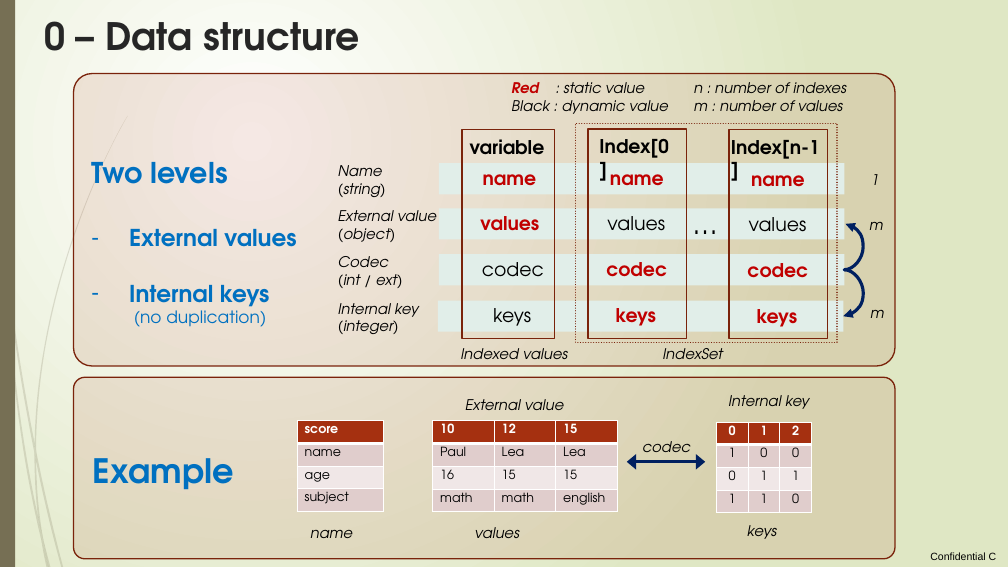
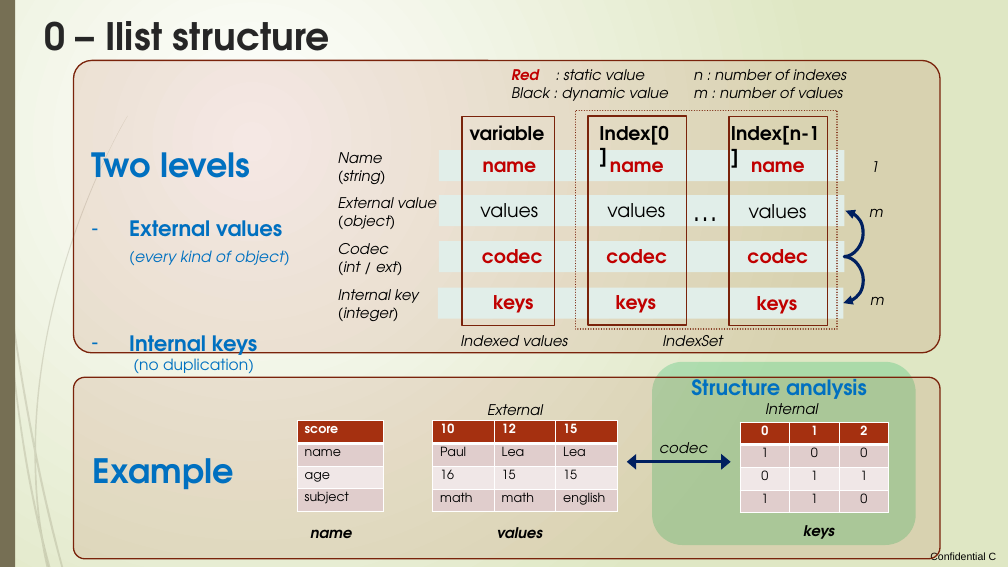
Before and after one commit to loco-philippe/Environmental-Sensing, a slide deck: slide 4 of documentation/ilist_technical.pptx. Drawn at 1008x567 pixels with LibreOffice and Linux fonts; fonts in the diff are those of the drawing. Boxes give left, top, right and bottom in pixels: in the first picture for what was removed or moved away, otherwise in the second. Text is boxed around its words. In the diff, an @@ line names an element or a change of style, - is before the commit and + after.

```diff
--- a/documentation/ilist_technical.pptx
+++ b/documentation/ilist_technical.pptx
@@ title at bbox=[44, 21, 330, 62]: text changed @@
-0 – Data structure
+0 – Ilist structure
@@ rounded rectangle: place and size @@
-rounded rectangle at bbox=[73, 73, 895, 366]
+rounded rectangle at bbox=[73, 60, 940, 353]
@@ text "Two levels": place and size @@
-text "Two levels" at bbox=[91, 162, 296, 327]
+text "Two levels" at bbox=[91, 152, 290, 265]
@@ text at bbox=[91, 152, 282, 237]: size 27.2 to 31.8 pt in "Two levels"; size 22.1 to 20.1 pt in "External values", "Internal keys"; size 16.1 to 14.7 pt in "(no duplication)" @@
@@ text "values" at bbox=[480, 203, 538, 218]: text colour #C00000 to #000000, bold off @@
@@ 27 texts, 8 rectangles, 2 curved arrows: place and size @@
-27 texts, 8 rectangles, 2 curved arrows at bbox=[338, 82, 884, 366]
+27 texts, 8 rectangles, 2 curved arrows at bbox=[338, 69, 884, 353]
@@ text at bbox=[129, 250, 290, 265]: paragraph added @@
+(every kind of object)
@@ text "codec" at bbox=[482, 249, 543, 264]: text colour #000000 to #C00000, bold on @@
@@ text "keys" at bbox=[493, 295, 533, 313]: text colour #000000 to #C00000, bold on @@
@@ rounded rectangle: place and size @@
-rounded rectangle at bbox=[73, 377, 895, 559]
+rounded rectangle at bbox=[73, 377, 940, 559]
@@ rounded rectangle added at bbox=[653, 362, 917, 545], fill #00B050 at 23% opacity @@
@@ text added at bbox=[691, 376, 867, 404], 20 pt, text #0070C0, bold @@
+Structure analysis
@@ text at bbox=[487, 404, 542, 422]: text changed @@
-External value
+External
@@ text at bbox=[765, 403, 818, 414]: text changed @@
-Internal key
+Internal
@@ text "codec" rewrapped from bbox=[642, 441, 690, 452] to bbox=[659, 442, 707, 461] @@
@@ table: place and size @@
-table at bbox=[717, 422, 812, 513]
+table at bbox=[740, 422, 888, 513]
@@ double arrow moved from (627, 462) - (706, 462) to (627, 462) - (730, 462) @@
@@ text "values": place and size @@
-text "values" at bbox=[475, 527, 520, 538]
+text "values" at bbox=[497, 527, 543, 538]
@@ bold on in 3 elements at bbox=[310, 529, 352, 538], bbox=[497, 527, 543, 538], bbox=[803, 525, 834, 539] @@
@@ text "keys": place and size @@
-text "keys" at bbox=[747, 525, 777, 539]
+text "keys" at bbox=[803, 525, 834, 539]
```
Also in this commit, not shown: 14 other slides changed, 12 slides added, 3 slides removed, 21 other files.
